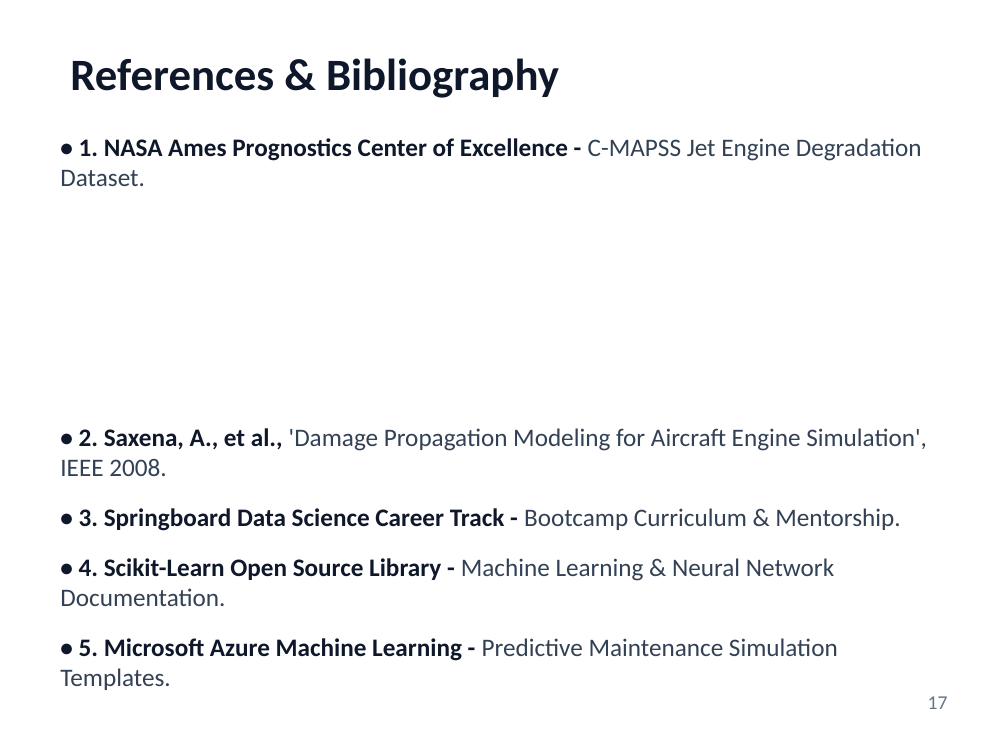
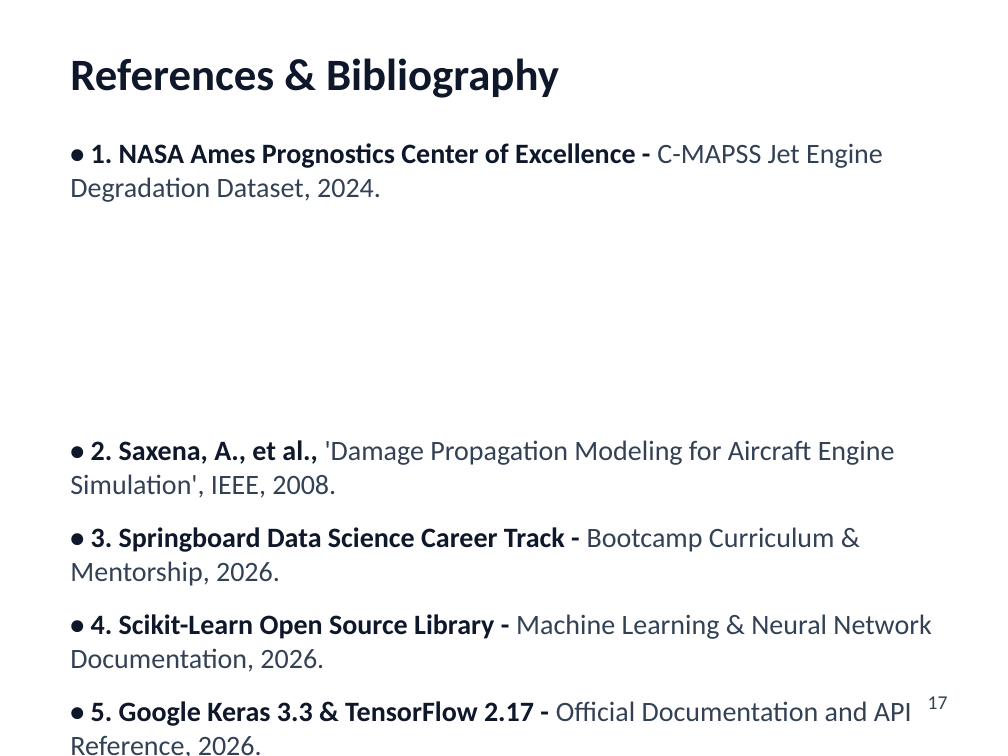
Before and after one commit to PiyushTiwari2051/Predictive-Master, a slide deck: slide 17 of Internship Presentation PPTs Template Final.pptx. Drawn at 1008x756 pixels with LibreOffice and Linux fonts; fonts in the diff are those of the drawing. Boxes give left, top, right and bottom in pixels: in the first picture for what was removed or moved away, otherwise in the second. Text is boxed around its words. In the diff, an @@ line names an element or a change of style, - is before the commit and + after.

Commit message:
Update 18-slide presentation with exact bullet line-wrapping, stage text cards, and slide alignments

```diff
--- a/Internship Presentation PPTs Template Final.pptx
+++ b/Internship Presentation PPTs Template Final.pptx
@@ text at (x1=70, y1=143, x2=931, y2=756): text changed; size 18 to 20 pt @@
-• 1. NASA Ames Prognostics Center of Excellence - C-MAPSS Jet Engine Degradation Dataset.
-• 2. Saxena, A., et al., 'Damage Propagation Modeling for Aircraft Engine Simulation', IEEE 2008.
-• 3. Springboard Data Science Career Track - Bootcamp Curriculum & Mentorship.
-• 4. Scikit-Learn Open Source Library - Machine Learning & Neural Network Documentation.
-• 5. Microsoft Azure Machine Learning - Predictive Maintenance Simulation Templates.
+• 1. NASA Ames Prognostics Center of Excellence - C-MAPSS Jet Engine Degradation Dataset, 2024.
+• 2. Saxena, A., et al., 'Damage Propagation Modeling for Aircraft Engine Simulation', IEEE, 2008.
+• 3. Springboard Data Science Career Track - Bootcamp Curriculum & Mentorship, 2026.
+• 4. Scikit-Learn Open Source Library - Machine Learning & Neural Network Documentation, 2026.
+• 5. Google Keras 3.3 & TensorFlow 2.17 - Official Documentation and API Reference, 2026.
+• 6. Microsoft Azure Machine Learning - Predictive Maintenance Simulation Templates, 2026.
@@ text "17" at (x1=928, y1=696, x2=948, y2=709): text colour #64748B to #334155 @@
```
Also in this commit, not shown: 16 other slides changed, 1 other file.
